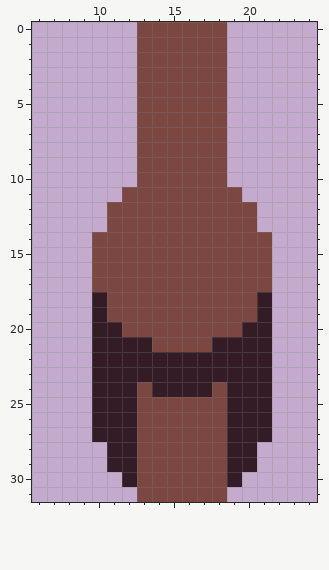
Pixel-art file, stored at assets/sprites/fence.aseprite. The picture above was drawn from the file before the commit.
32x32 pixels, 1 frame. Shown: x 6..24, y 0..31.
The same view after the edit:
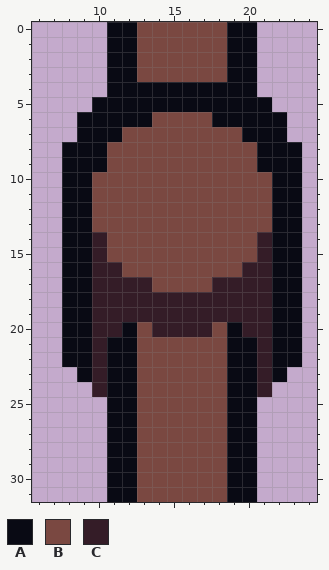
Palette (. is transparent): A #090a14  B #7a4841  C #341c27
Changes in this commit:
@@ x 6..24 @@
- 0 .......BBBBBB......
- 1 .......BBBBBB......
- 2 .......BBBBBB......
- 3 .......BBBBBB......
- 4 .......BBBBBB......
- 5 .......BBBBBB......
- 6 .......BBBBBB......
- 7 .......BBBBBB......
- 8 .......BBBBBB......
- 9 .......BBBBBB......
-10 .......BBBBBB......
-11 ......BBBBBBBB.....
-12 .....BBBBBBBBBB....
-13 .....BBBBBBBBBB....
-14 ....BBBBBBBBBBBB...
-15 ....BBBBBBBBBBBB...
-16 ....BBBBBBBBBBBB...
-17 ....BBBBBBBBBBBB...
-18 ....CBBBBBBBBBBC...
-19 ....CBBBBBBBBBBC...
-20 ....CCBBBBBBBBCC...
-21 ....CCCCBBBBCCCC...
-22 ....CCCCCCCCCCCC...
-23 ....CCCCCCCCCCCC...
-24 ....CCCBCCCCBCCC...
-25 ....CCCBBBBBBCCC...
-26 ....CCCBBBBBBCCC...
-27 ....CCCBBBBBBCCC...
-28 .....CCBBBBBBCC....
-29 .....CCBBBBBBCC....
-30 ......CBBBBBBC.....
-31 .......BBBBBB......
+ 0 .....AABBBBBBAA....
+ 1 .....AABBBBBBAA....
+ 2 .....AABBBBBBAA....
+ 3 .....AABBBBBBAA....
+ 4 .....AAAAAAAAAA....
+ 5 ....AAAAAAAAAAAA...
+ 6 ...AAAAABBBBAAAAA..
+ 7 ...AAABBBBBBBBAAA..
+ 8 ..AAABBBBBBBBBBAAA.
+ 9 ..AAABBBBBBBBBBAAA.
+10 ..AABBBBBBBBBBBBAA.
+11 ..AABBBBBBBBBBBBAA.
+12 ..AABBBBBBBBBBBBAA.
+13 ..AABBBBBBBBBBBBAA.
+14 ..AACBBBBBBBBBBCAA.
+15 ..AACBBBBBBBBBBCAA.
+16 ..AACCBBBBBBBBCCAA.
+17 ..AACCCCBBBBCCCCAA.
+18 ..AACCCCCCCCCCCCAA.
+19 ..AACCCCCCCCCCCCAA.
+20 ..AACCABCCCCBACCAA.
+21 ..AACAABBBBBBAACAA.
+22 ..AACAABBBBBBAACAA.
+23 ...ACAABBBBBBAACA..
+24 ....CAABBBBBBAAC...
+25 .....AABBBBBBAA....
+26 .....AABBBBBBAA....
+27 .....AABBBBBBAA....
+28 .....AABBBBBBAA....
+29 .....AABBBBBBAA....
+30 .....AABBBBBBAA....
+31 .....AABBBBBBAA....
